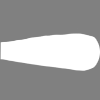
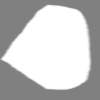
Revision of a layered w=100, h=100 image; what changed, layer by layer:
painted on "Background" over (0, 4, 100, 91)
